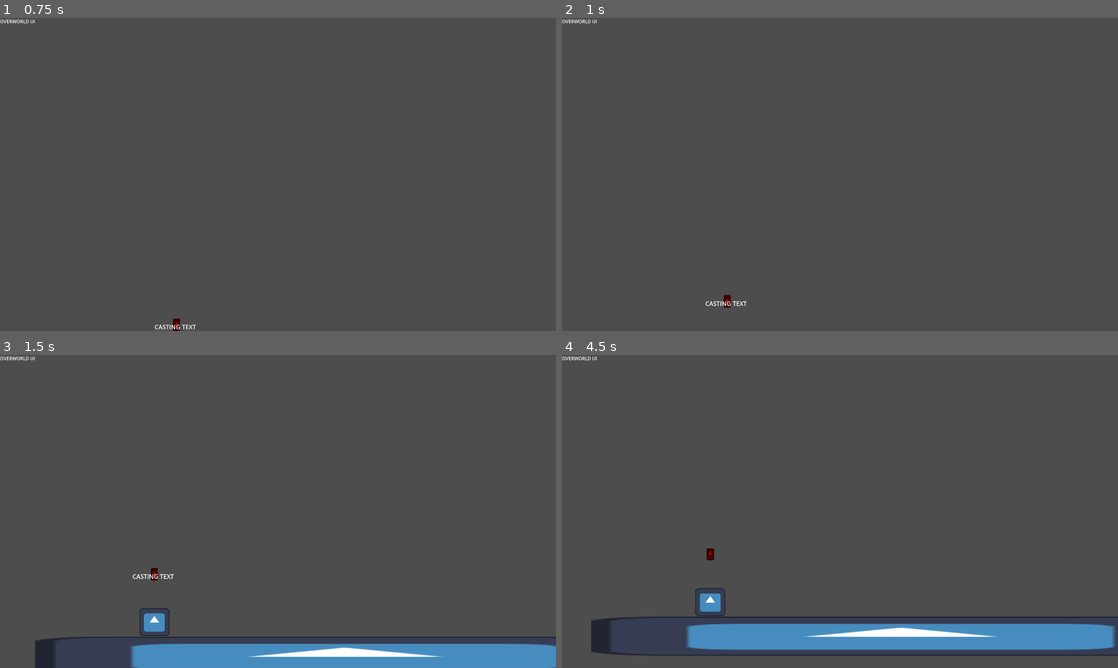
Above: before the commit, frames 1-4 (two rows, left to right).
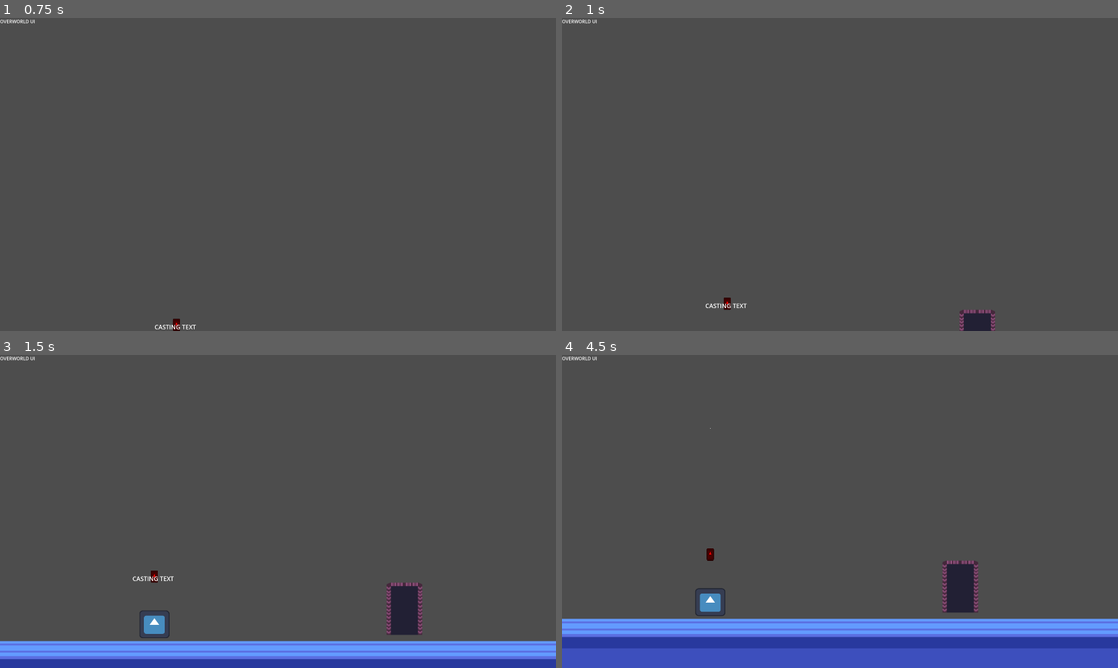
Above: after the commit, the same moments.

Repository: WantanAsyraff/Magis-Penglipur-Lara-Game
Game: Godot game, scene res://scenes/worlds/hubs/akademi-bintang-utama/ABU-courtyard.tscn
Same seed, same stepped clock (60 frames per second), same inputs: the game is played once before the commit and once after it. The project has no main scene, so this scene is started directly. The engine's default icon, where the game draws it, is replaced by a stand-in: a white triangle on a blue panel in a dark square.
Inputs:
- Up to frame 1 (0.75 s): tap Enter (ui_accept) at 0.5 s; hold L (incantation_right) from 0.53 s (still down); tap Shift (dash) at 0.6 s
- Up to frame 2 (1 s): keep holding L (incantation_right); tap Enter (ui_accept) at 0.77 s
- Up to frame 3 (1.5 s): keep holding L (incantation_right); tap E (interact) at 1.35 s
- Up to frame 4 (4.5 s): tap Enter (ui_accept) at 1.52, 3.02, 3.77 s; release L (incantation_right) at 2.03 s; hold J (incantation_left) 2.03-2.78 s; tap O (start_incantation) at 2.1, 4.35 s; hold L (incantation_right) 2.78-4.28 s; tap Shift (dash) at 2.85 s; tap E (interact) at 3.6 s; hold J (incantation_left) from 4.28 s (still down)

Frame 1 is identical in both runs. In frame 2, 0.5% of the frame differs, in the area x 25-78%, y 88-100%; in frame 3, 10%; in frame 4, 17%, in the area x 0-100%, y 23-100%.

Commit message:
temp assets import
temporary assets for clarity

Diff:
--- a/components/Destructables/Box.tscn
+++ b/components/Destructables/Box.tscn
@@ -1,7 +1,7 @@
 [gd_scene load_steps=9 format=3 uid="uid://bua4p61hbx7gg"]
 
 [ext_resource type="Script" uid="uid://ptovwywxq7sp" path="res://components/Destructables/box.gd" id="1_8qeyv"]
-[ext_resource type="Texture2D" uid="uid://bjbqflqnvkp1n" path="res://icon.svg" id="2_d72mo"]
+[ext_resource type="Texture2D" uid="uid://cu6j36h4d1f3g" path="res://assets/template/cratebox.png" id="2_d72mo"]
 
 [sub_resource type="Gradient" id="Gradient_d72mo"]
 offsets = PackedFloat32Array(0.30125523, 0.68619245, 1)
@@ -43,8 +43,9 @@
 explosiveness = 1.0
 process_material = SubResource("ParticleProcessMaterial_d72mo")
 
-[node name="Sprite2D" type="Sprite2D" parent="."]
-texture = ExtResource("2_d72mo")
-
 [node name="CollisionShape2D" type="CollisionShape2D" parent="."]
 shape = SubResource("RectangleShape2D_6mnq1")
+
+[node name="Sprite2D" type="Sprite2D" parent="."]
+scale = Vector2(2.0153105, 1.9859239)
+texture = ExtResource("2_d72mo")
--- a/components/platforms/platform.tscn
+++ b/components/platforms/platform.tscn
@@ -1,6 +1,6 @@
 [gd_scene load_steps=3 format=3 uid="uid://cry62ps8l1buh"]
 
-[ext_resource type="Texture2D" uid="uid://bjbqflqnvkp1n" path="res://icon.svg" id="1_2fh2k"]
+[ext_resource type="Texture2D" uid="uid://157vauidtvr1" path="res://assets/template/platform.png" id="1_2fh2k"]
 
 [sub_resource type="RectangleShape2D" id="RectangleShape2D_2fh2k"]
 size = Vector2(219, 36)
--- a/data/worlds/hubs/akademi-bintang-utama/dueling-grounds.tres
+++ b/data/worlds/hubs/akademi-bintang-utama/dueling-grounds.tres
@@ -9,5 +9,5 @@
 scene = ExtResource("1_wwy7p")
 scene_name = "Dueling Grounds"
 default_spawn_marker = "DuelingGrounds"
-description = "Duels for casters"
+description = "Dueling grounds for magis casters."
 metadata/_custom_type_script = "uid://bxc44phagq28x"
--- a/data/worlds/hubs/akademi-bintang-utama/spell-tree.tres
+++ b/data/worlds/hubs/akademi-bintang-utama/spell-tree.tres
@@ -9,4 +9,5 @@
 scene = ExtResource("1_t1qkn")
 scene_name = "Knowledge Tree"
 default_spawn_marker = "SpellTree"
+description = "The caster's repository of information and growth."
 metadata/_custom_type_script = "uid://bxc44phagq28x"
--- a/project.godot
+++ b/project.godot
@@ -37,6 +37,7 @@
 [file_customization]
 
 folder_colors={
+"res://assets/": "pink",
 "res://autoloads/": "red",
 "res://components/": "yellow",
 "res://data/": "teal",
--- a/scenes/transitioners/zone-portal/zone-portal.tscn
+++ b/scenes/transitioners/zone-portal/zone-portal.tscn
@@ -1,15 +1,21 @@
-[gd_scene load_steps=3 format=3 uid="uid://c5a41lx0gq8be"]
+[gd_scene load_steps=4 format=3 uid="uid://c5a41lx0gq8be"]
 
 [ext_resource type="Script" uid="uid://c0xk7l7idx70l" path="res://scenes/transitioners/zone-portal/zone_portal.gd" id="1_saikc"]
+[ext_resource type="Texture2D" uid="uid://c4wrj62vnntuv" path="res://assets/template/door.png" id="2_qjk6n"]
 
 [sub_resource type="RectangleShape2D" id="RectangleShape2D_cnpwf"]
-size = Vector2(160, 200)
+size = Vector2(218, 308)
 
 [node name="ZonePortal" type="Area2D"]
 script = ExtResource("1_saikc")
 
 [node name="CollisionShape2D" type="CollisionShape2D" parent="."]
+position = Vector2(13, 27)
 shape = SubResource("RectangleShape2D_cnpwf")
+
+[node name="Sprite2D" type="Sprite2D" parent="."]
+scale = Vector2(2.0881925, 1.8730313)
+texture = ExtResource("2_qjk6n")
 
 [connection signal="body_entered" from="." to="." method="_on_body_entered"]
 [connection signal="body_exited" from="." to="." method="_on_body_exited"]
--- a/scenes/worlds/hubs/akademi-bintang-utama/ABU-courtyard.tscn
+++ b/scenes/worlds/hubs/akademi-bintang-utama/ABU-courtyard.tscn
@@ -11,21 +11,17 @@
 
 [node name="GameComponents" type="Node2D" parent="World"]
 
-[node name="Platform" parent="World/GameComponents" instance=ExtResource("1_m4jfd")]
-position = Vector2(940, 1014)
-scale = Vector2(13.880001, 5.399999)
-
 [node name="Characters" type="Node2D" parent="World/GameComponents"]
 
 [node name="Doors" type="Node2D" parent="World/GameComponents"]
 
 [node name="ZonePortal(Library)" parent="World/GameComponents/Doors" instance=ExtResource("3_lpmy0")]
-position = Vector2(-463, 753)
+position = Vector2(-1585, 726)
 next_scene_id = "akademi_bintang_utama_library"
 spawn_marker_override = "IntoLibrary"
 
 [node name="ZonePortal(DuelingGrounds)" parent="World/GameComponents/Doors" instance=ExtResource("3_lpmy0")]
-position = Vector2(1216, 791)
+position = Vector2(1221, 729)
 is_door = true
 next_scene_id = "akademi_bintang_utama_dueling_grounds"
 spawn_marker_override = "DuelingGrounds"
@@ -33,7 +29,11 @@
 [node name="SpawnPoints" type="Node2D" parent="World/GameComponents"]
 
 [node name="IntoCourtyard" type="Marker2D" parent="World/GameComponents/SpawnPoints"]
-position = Vector2(-170, 822)
+position = Vector2(-1365, 743)
 
 [node name="DuelingGrounds" type="Marker2D" parent="World/GameComponents/SpawnPoints"]
-position = Vector2(1216, 796)
+position = Vector2(982, 717)
+
+[node name="Platform" parent="." instance=ExtResource("1_m4jfd")]
+position = Vector2(983, 1117)
+scale = Vector2(30.040005, 10.519999)
--- a/scenes/worlds/hubs/akademi-bintang-utama/ABU-dueling-grounds.tscn
+++ b/scenes/worlds/hubs/akademi-bintang-utama/ABU-dueling-grounds.tscn
@@ -12,19 +12,19 @@
 [node name="GameComponents" type="Node2D" parent="World"]
 
 [node name="Platform" parent="World/GameComponents" instance=ExtResource("1_drkpr")]
-position = Vector2(940, 1014)
-scale = Vector2(13.880001, 5.399999)
+position = Vector2(938, 1078)
+scale = Vector2(13.880001, 8.36)
 
 [node name="Characters" type="Node2D" parent="World/GameComponents"]
 
 [node name="Doors" type="Node2D" parent="World/GameComponents"]
 
 [node name="ZonePortal(Courtyard)" parent="World/GameComponents/Doors" instance=ExtResource("2_0gf5p")]
-position = Vector2(-463, 753)
+position = Vector2(-478, 737)
 next_scene_id = "akademi_bintang_utama_courtyard"
 spawn_marker_override = "DuelingGrounds"
 
 [node name="SpawnPoints" type="Node2D" parent="World/GameComponents"]
 
 [node name="DuelingGrounds" type="Marker2D" parent="World/GameComponents/SpawnPoints"]
-position = Vector2(-165, 767)
+position = Vector2(800, 767)
--- a/scenes/worlds/hubs/akademi-bintang-utama/ABU-library.tscn
+++ b/scenes/worlds/hubs/akademi-bintang-utama/ABU-library.tscn
@@ -12,20 +12,20 @@
 [node name="GameComponents" type="Node2D" parent="World"]
 
 [node name="Platform" parent="World/GameComponents" instance=ExtResource("1_fl56c")]
-position = Vector2(940, 1014)
-scale = Vector2(13.880001, 5.399999)
+position = Vector2(983, 1117)
+scale = Vector2(13.880001, 10.519999)
 
 [node name="Characters" type="Node2D" parent="World/GameComponents"]
 
 [node name="Doors" type="Node2D" parent="World/GameComponents"]
 
 [node name="ZonePortal(Courtyard)" parent="World/GameComponents/Doors" instance=ExtResource("3_jry4t")]
-position = Vector2(2355, 785)
+position = Vector2(2336, 743)
 next_scene_id = "akademi_bintang_utama_courtyard"
 spawn_marker_override = "IntoCourtyard"
 
 [node name="ZonePortal" parent="World/GameComponents/Doors" instance=ExtResource("3_jry4t")]
-position = Vector2(720, 798)
+position = Vector2(715, 743)
 is_door = true
 next_scene_id = "spell_tree"
 
Binary file added: assets/template/cratebox.png
Not shown, added: assets/template/cratebox.png.import
Binary file added: assets/template/door.png
Not shown, added: assets/template/door.png.import
Binary file added: assets/template/platform.png
Not shown, added: assets/template/platform.png.import
